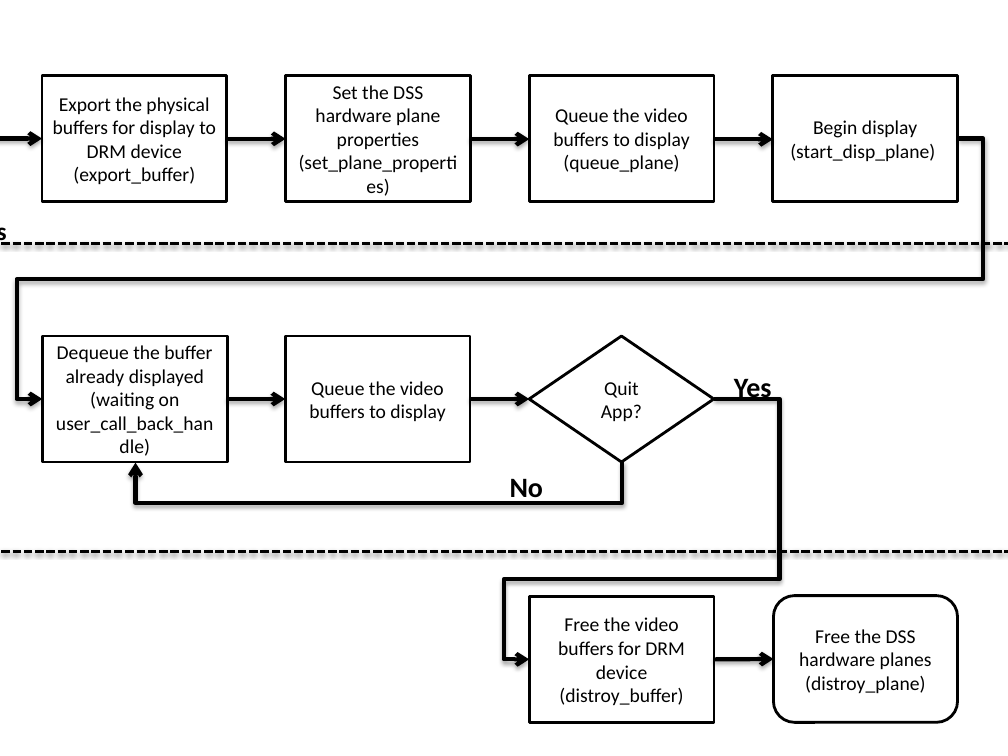
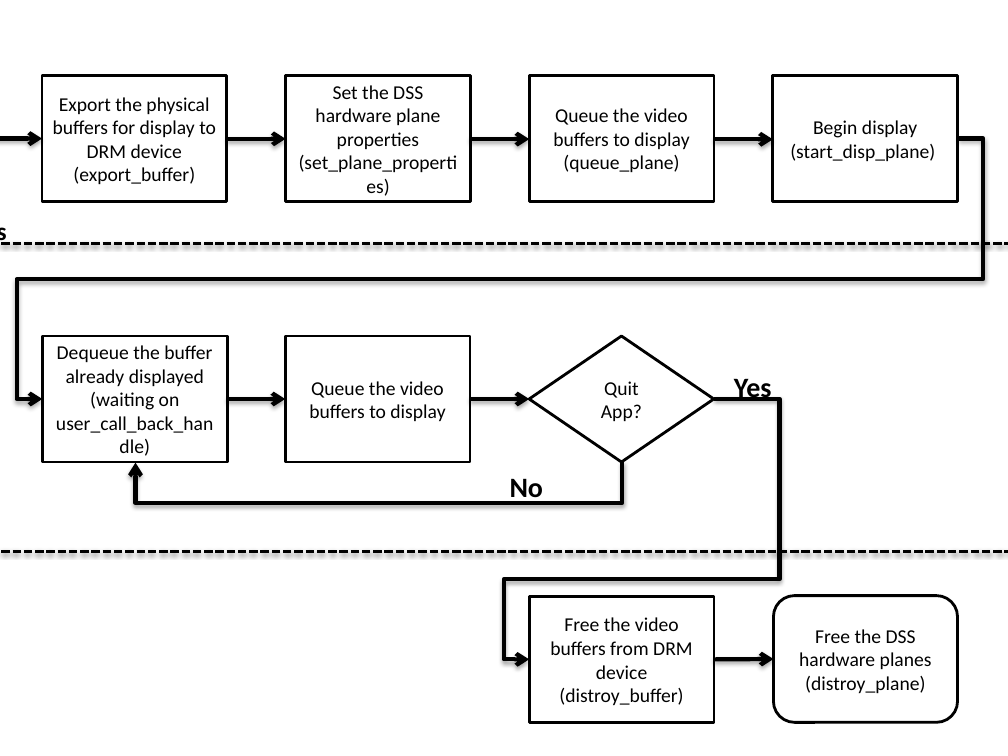
Before and after one commit to yogeshhegde/processor-sdk-doc, a slide deck: slide 2 of source/images/video_graphics_test_image.pptx. Drawn at 1008x756 pixels with LibreOffice and Linux fonts; fonts in the diff are those of the drawing. Boxes give left, top, right and bottom in pixels: in the first picture for what was removed or moved away, otherwise in the second. Text is boxed around its words. In the diff, an @@ line names an element or a change of style, - is before the commit and + after.

Commit message:
linux: address the feedback for the video graphics test

```diff
--- a/source/images/video_graphics_test_image.pptx
+++ b/source/images/video_graphics_test_image.pptx
@@ text in rectangle at <box>550,617,692,679</box>: text changed @@
-Free the video buffers for DRM device
+Free the video buffers from DRM device
```
Also in this commit, not shown: 2 other files.
